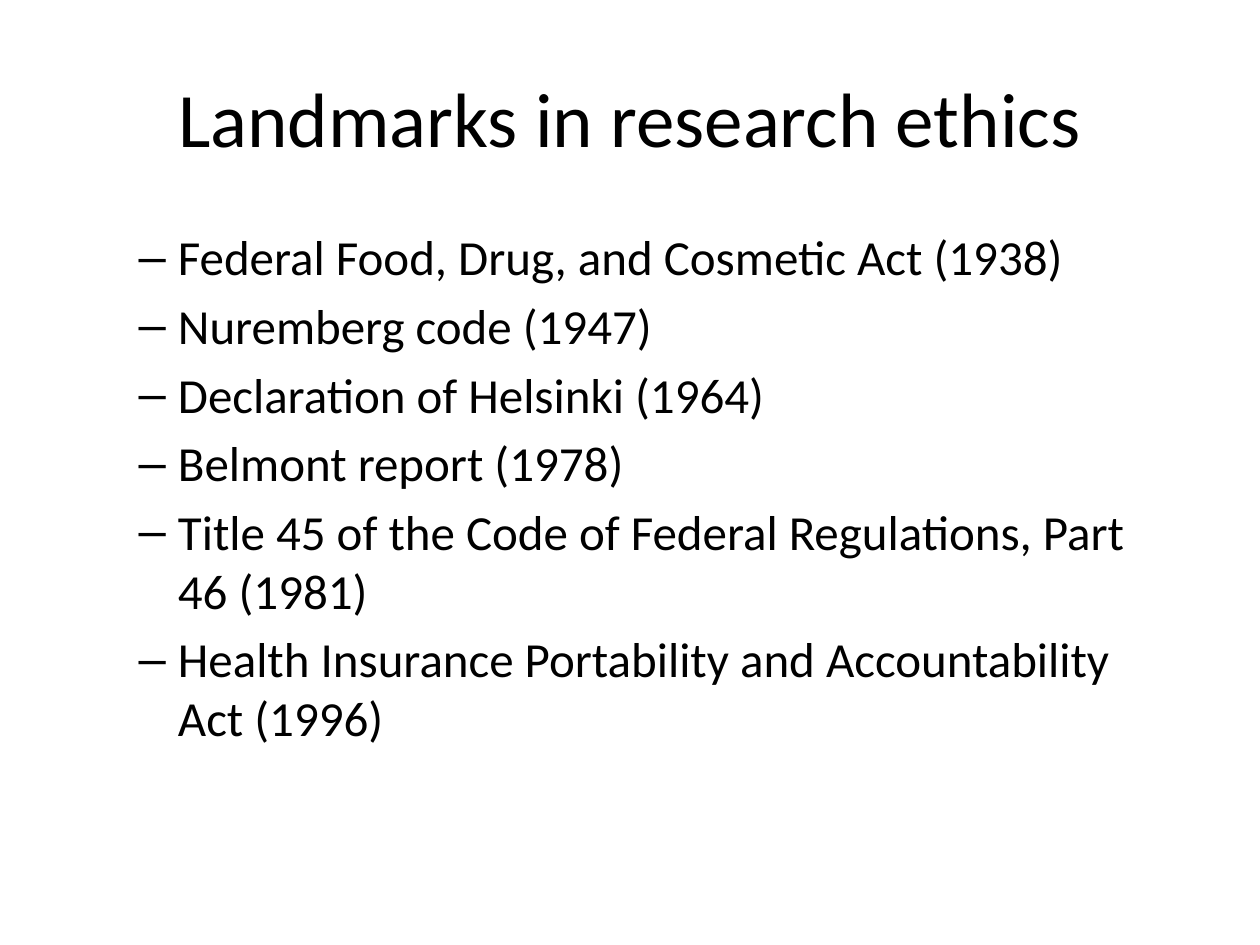
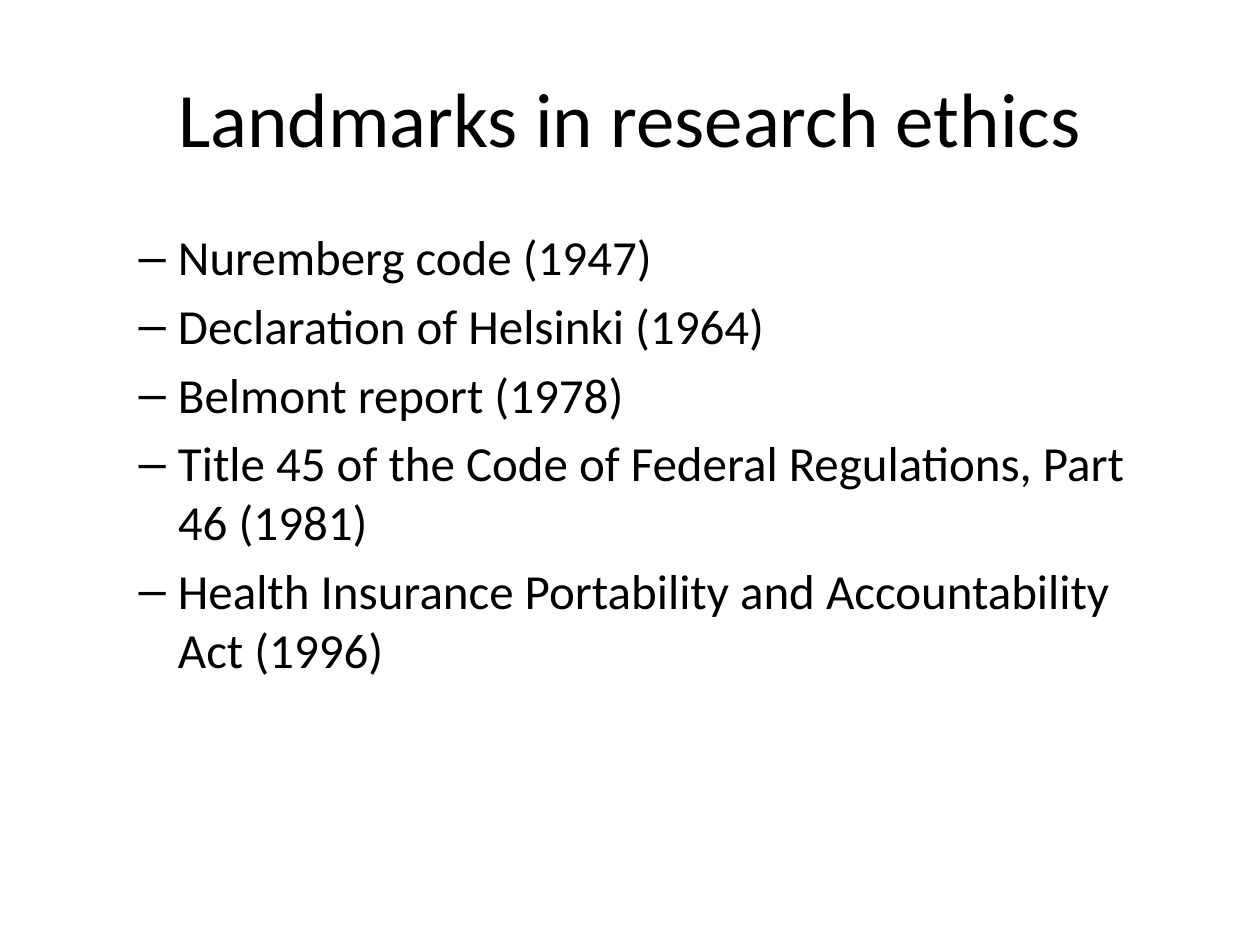
Before and after one commit to pmean/classes, a slide deck: slide 27 of clinical-research-methodology/results/video02-planning.pptx. Drawn at 1260x945 pixels with LibreOffice and Linux fonts; fonts in the diff are those of the drawing. Boxes give left, top, right and bottom in pixels: in the first picture for what was removed or moved away, otherwise in the second. Text is boxed around its words. In the diff, an @@ line names an element or a change of style, - is before the commit and + after.

```diff
--- a/clinical-research-methodology/results/video02-planning.pptx
+++ b/clinical-research-methodology/results/video02-planning.pptx
@@ text at bbox=[178, 239, 1063, 284]: paragraph removed @@
-  – Federal Food, Drug, and Cosmetic Act (1938)
```
Also in this commit, not shown: 12 other slides changed, 17 other files.
